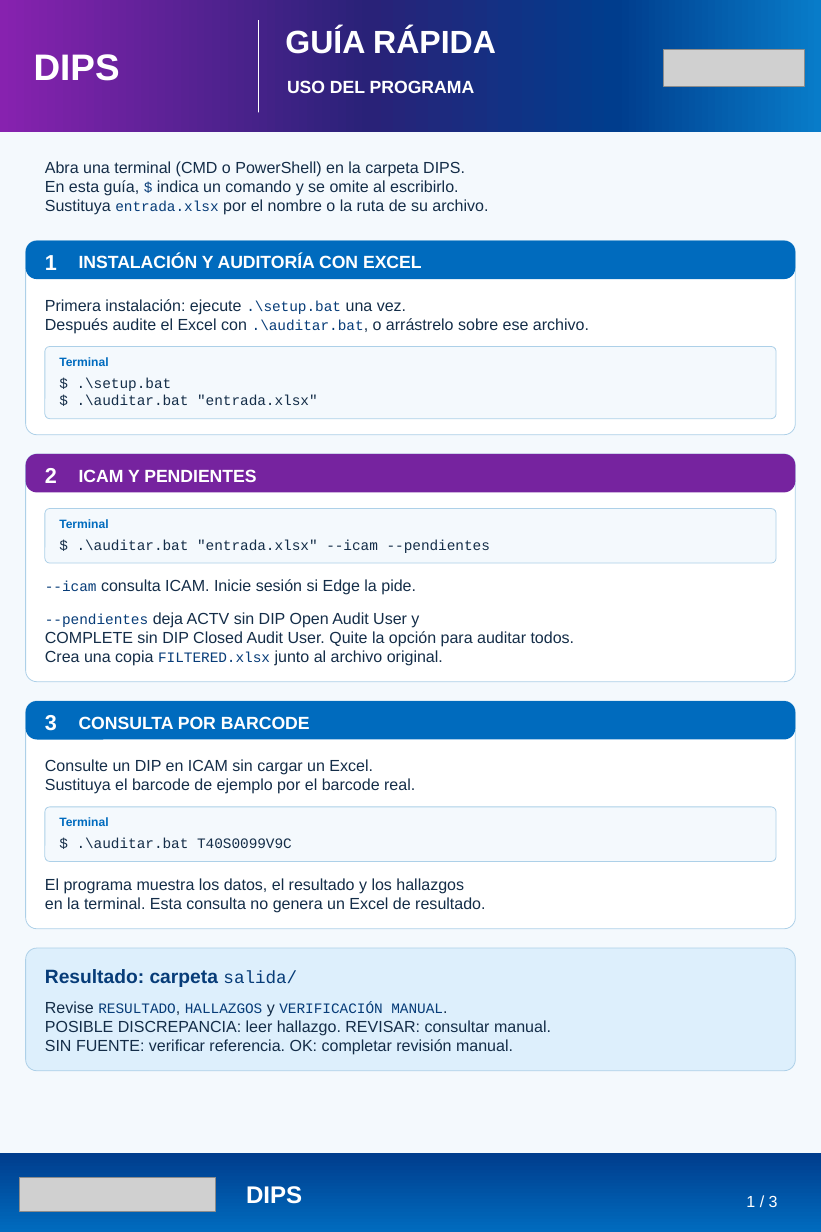
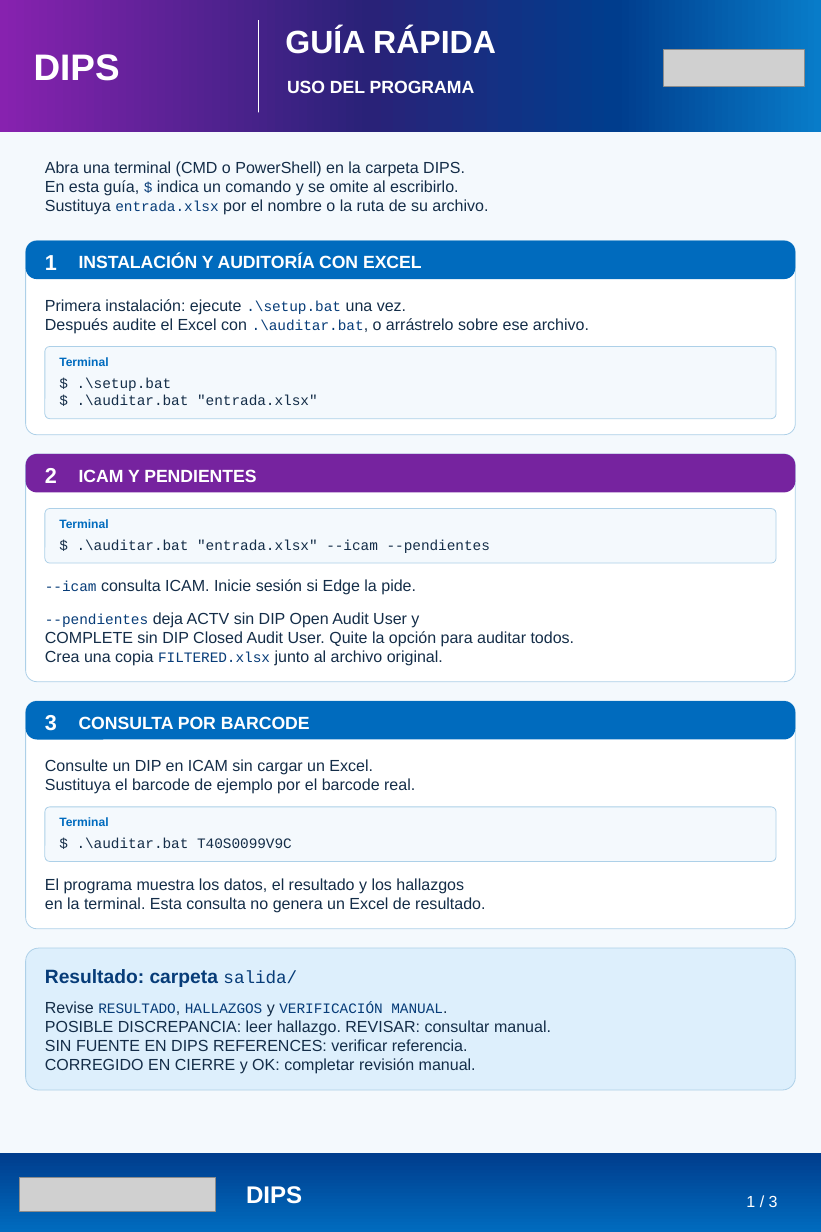
Before and after one commit to lviloriabas/dips, a slide deck: slide 1 of docs/Guia_DIPS_reglas_referencias.pptx. Drawn at 821x1232 pixels with LibreOffice and Linux fonts; fonts in the diff are those of the drawing; grey boxes stand for pictures. Boxes give left, top, right and bottom in pixels: in the first picture for what was removed or moved away, otherwise in the second. Text is boxed around its words. In the diff, an @@ line names an element or a change of style, - is before the commit and + after.

```diff
--- a/docs/Guia_DIPS_reglas_referencias.pptx
+++ b/docs/Guia_DIPS_reglas_referencias.pptx
@@ rounded rectangle: place and size @@
-rounded rectangle at (25, 947, 795, 1070)
+rounded rectangle at (25, 947, 795, 1089)
@@ text at (45, 1039, 468, 1051): text changed @@
-SIN FUENTE: verificar referencia. OK: completar revisión manual.
+SIN FUENTE EN DIPS REFERENCES: verificar referencia.
@@ text added at (45, 1058, 476, 1074), 15 pt, text #142D48 @@
+CORREGIDO EN CIERRE y OK: completar revisión manual.
```
Also in this commit, not shown: 1 other slide changed, 23 other files.
